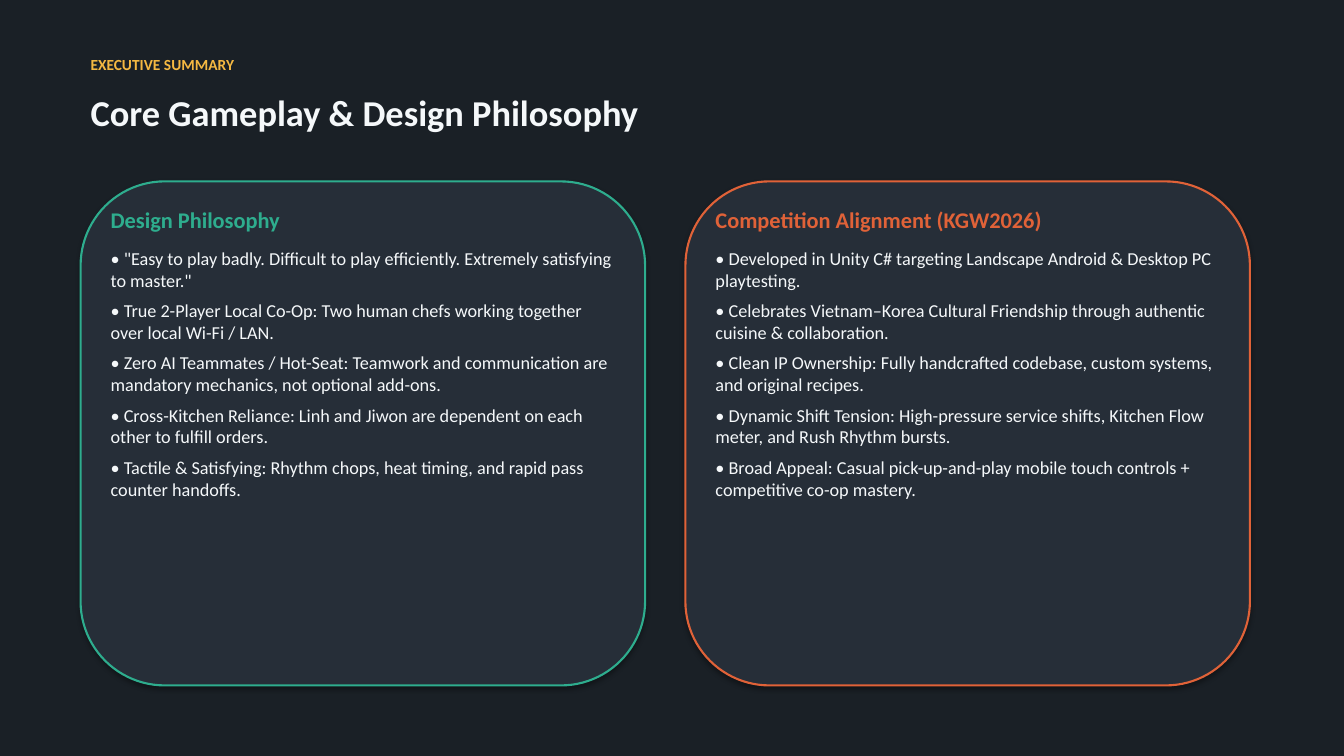
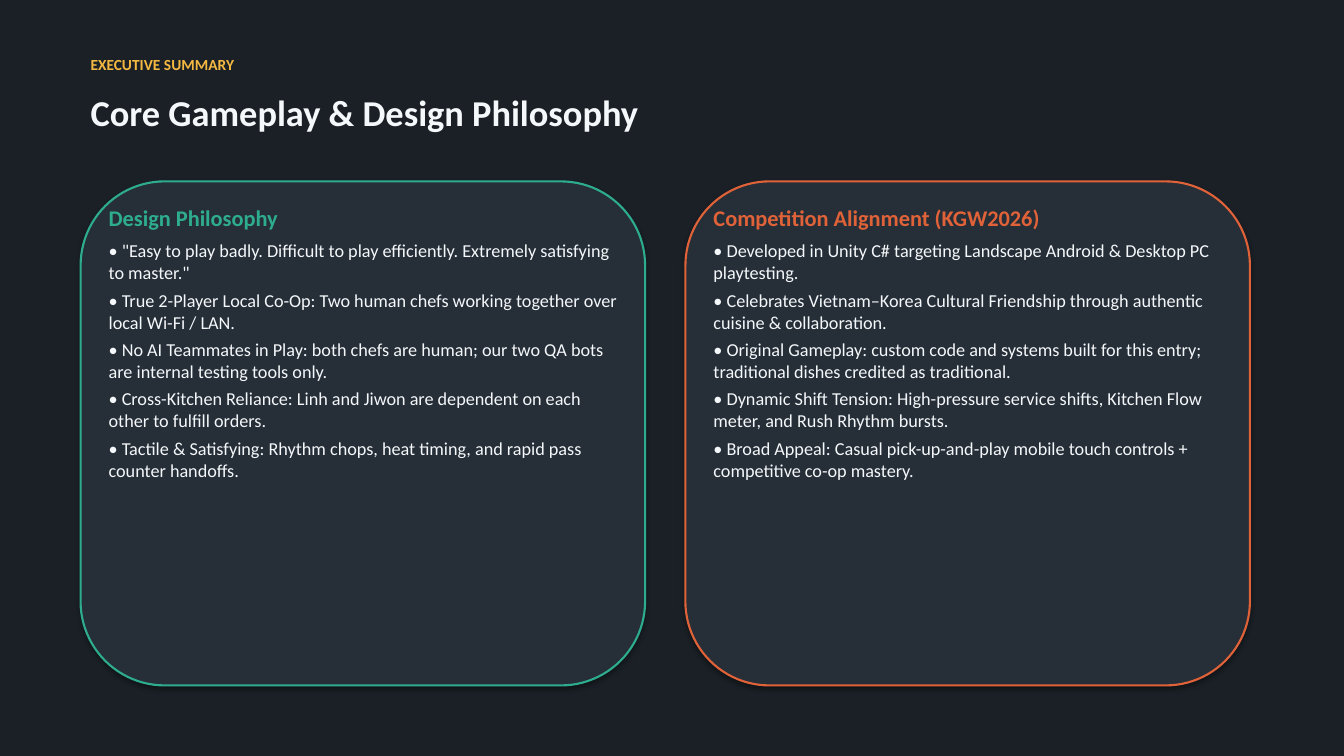
Before and after one commit to madlyham/two-ladles, a slide deck: slide 2 of docs/two_ladles_concept.pptx. Drawn at 1344x756 pixels with LibreOffice and Linux fonts; fonts in the diff are those of the drawing. Boxes give left, top, right and bottom in pixels: in the first picture for what was removed or moved away, otherwise in the second. Text is boxed around its words. In the diff, an @@ line names an element or a change of style, - is before the commit and + after.

```diff
--- a/docs/two_ladles_concept.pptx
+++ b/docs/two_ladles_concept.pptx
@@ text at (109,210,617,477): less space between paragraphs @@
@@ text at (713,210,1209,480): less space between paragraphs @@
@@ text at (109,343,603,381): text changed @@
-• Zero AI Teammates / Hot-Seat: Teamwork and communication are mandatory mechanics, not optional add-ons.
+• No AI Teammates in Play: both chefs are human; our two QA bots are internal testing tools only.
@@ text at (713,343,1201,378): text changed @@
-• Clean IP Ownership: Fully handcrafted codebase, custom systems, and original recipes.
+• Original Gameplay: custom code and systems built for this entry; traditional dishes credited as traditional.
```
Also in this commit, not shown: 10 other slides changed, 4 slides added, 1 slide removed, 43 other files.
